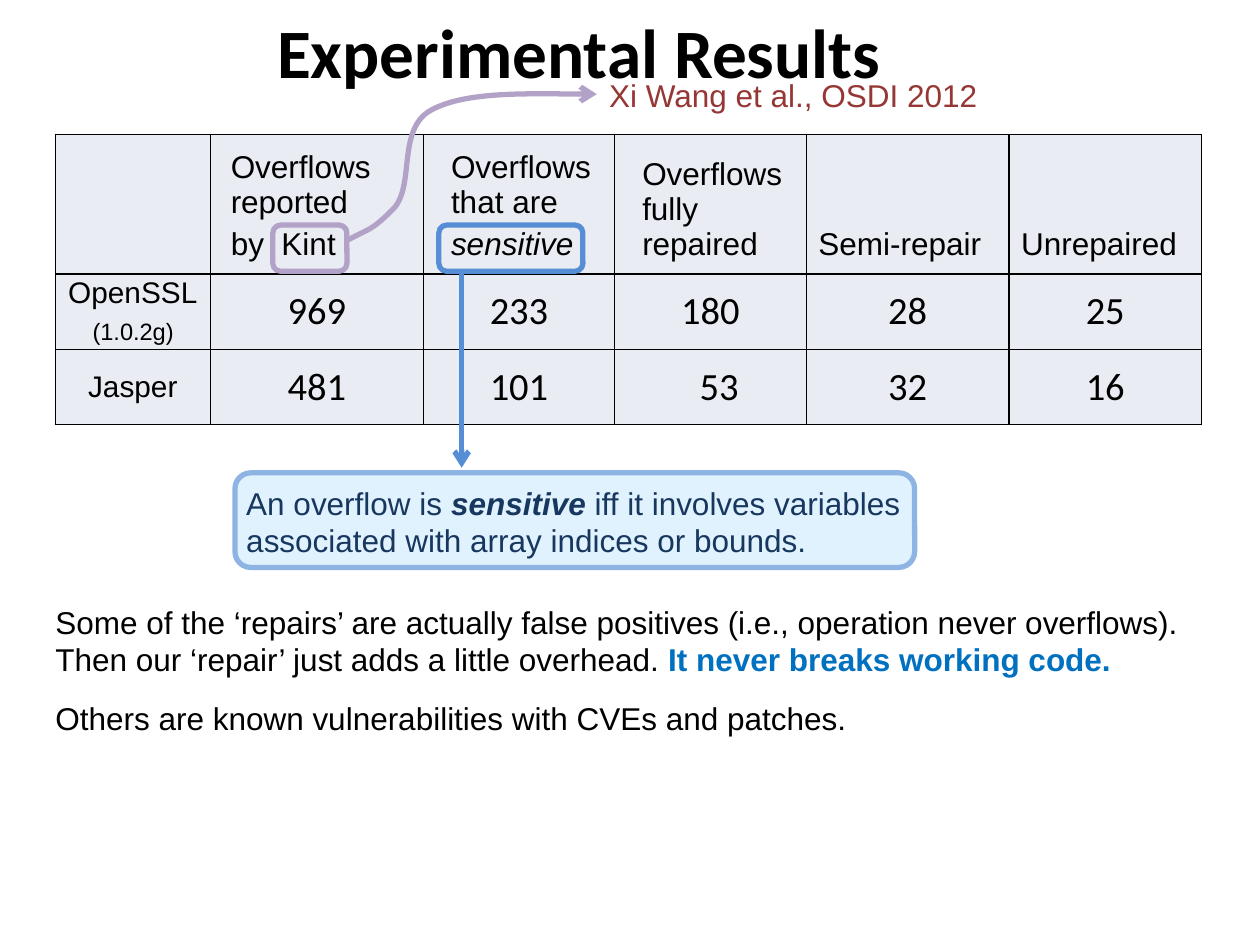
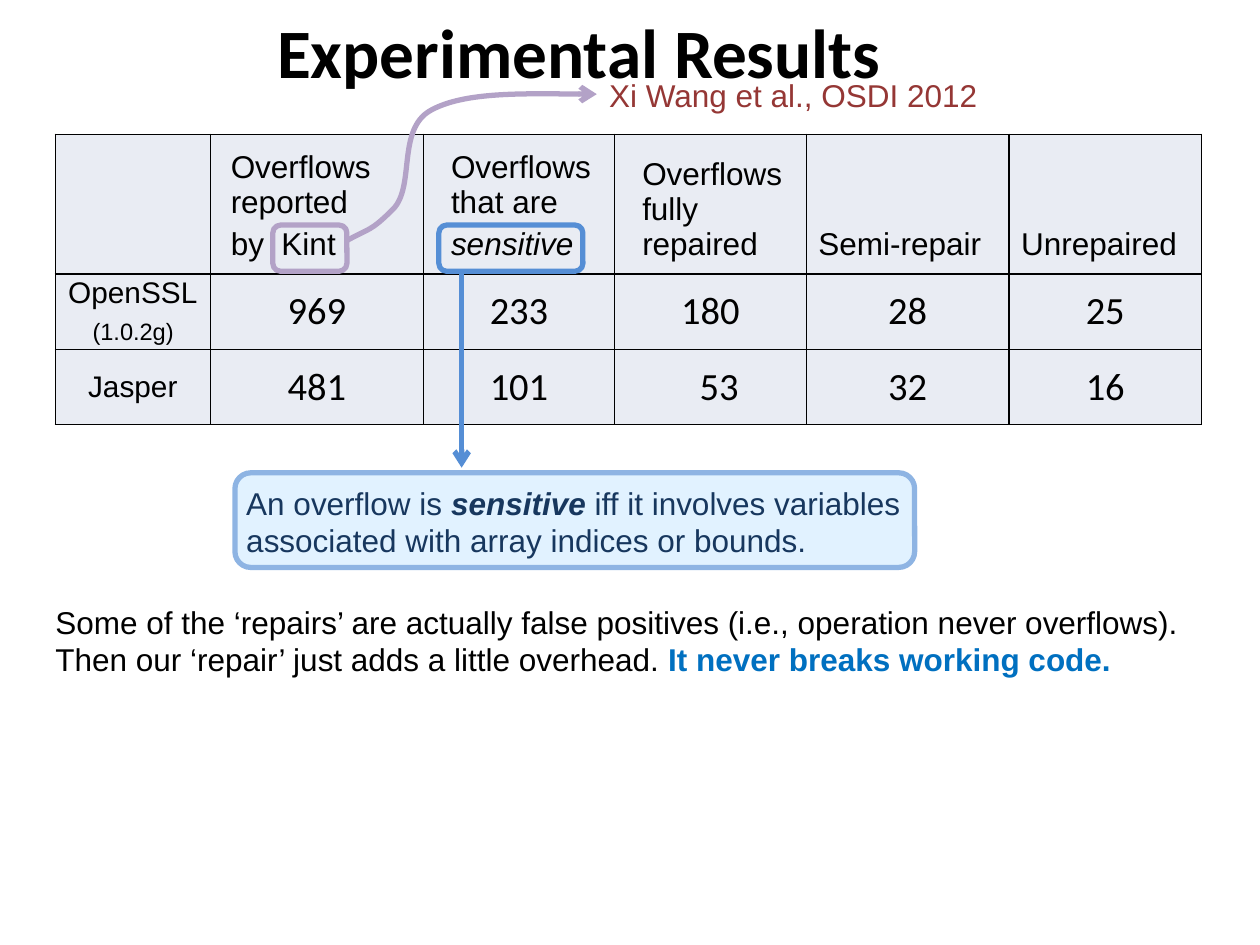
Before and after one commit to SannioEvolution/Material, a slide deck: slide 19 of 13 - Automated Program Repair.pptx (slide 18 before the commit). Drawn at 1260x945 pixels with LibreOffice and Linux fonts; fonts in the diff are those of the drawing. Boxes give left, top, right and bottom in pixels: in the first picture for what was removed or moved away, otherwise in the second. Text is boxed around its words. In the diff, an @@ line names an element or a change of style, - is before the commit and + after.

```diff
--- a/13 - Automated Program Repair.pptx
+++ b/13 - Automated Program Repair.pptx
@@ text at [55, 707, 846, 736]: paragraph removed @@
-Others are known vulnerabilities with CVEs and patches.
```
Also in this commit, not shown: 3 other slides changed, 5 slides added, 2 slides removed, 1 other file.
